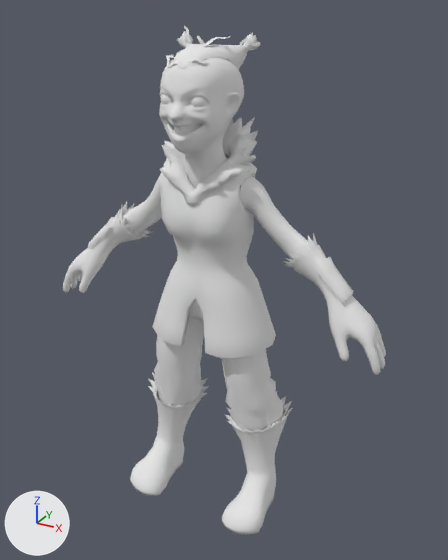
Renders of the OBJ model FunGame/Assets/CharacterAssets/SmolGirl/Stabby.obj from each side of a commit.
Camera for both pictures: a camera (50 mm lens) standing at (5.14, -10.76, 9.05) and looking at (0.25, -1.87, 4.61). The axes (+X, +Y, +Z) are drawn at lower left. The lights are the same throughout. Where no turn or scale is listed for an object, it has been applied to the vertices. Vertices at the same position are counted once.

The scene before the commit, as lines of its bpy script (objects in view):
```python
me_stabby = bpy.data.meshes.new('Stabby')
me_stabby.from_pydata(...)  # 6621 vertices, 6812 faces; spans x -3.27..3.27, y -3.01..-0.98, z 0.0..8.79
# faces by material slot: [1314, 2228, 1804, 1466]
me_stabby.materials.append(mat_valderheim_baaseremesh_lambert1sg)  # white #e7e7e7
me_stabby.materials.append(mat_loadsofshit_lambert5sg)  # white #e7e7e7
me_stabby.materials.append(mat_valderheim_lambert6sg)  # white #e7e7e7
me_stabby.materials.append(mat_valderheim_baaseremesh_lambert2sg)  # white #e7e7e7
ob_stabby = bpy.data.objects.new('Stabby', me_stabby)
ob_stabby.location = (0.0, 0.0, 0.0)
```
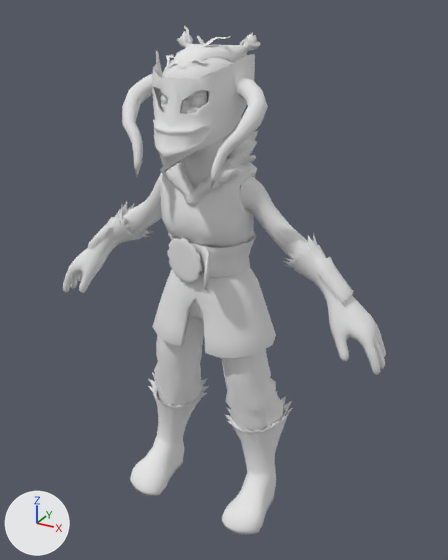
The newer file is also turned or shifted as a whole; pictures and numbers use the older file's frame.

The change in detail:
Material 'lambert2SG' (mat_lambert2sg) is new.
Its base color is (0.8, 0.8, 0.8) (white #e7e7e7).
Its roughness is 1.0.
me_stabby is used by ob_stabby; location (0.0, 0.0, 0.0).
me_stabby had 6621 vertices, 6812 faces and spanned x -3.27..3.27, y -3.01..-0.98, z 0.0..8.79.
me_stabby now has 7208 vertices, 7405 faces and spans x -3.27..3.27, y -3.25..-0.98, z 0.0..8.79.
me_stabby part 1: a new loose piece of 327 vertices spanning x -1.22..1.22, y -3.25..-1.99, z 6.59..8.43, in mat_lambert2sg (white #e7e7e7).
me_stabby part 2: a new loose piece of 84 vertices spanning x -0.58..0.21, y -2.62..-2.36, z 4.71..5.52, in mat_lambert2sg (white #e7e7e7).
Part 3, on me_stabby:
8 faces are deleted.
171 vertices are added at x -0.79..0.79, y -2.87..-1.23, z 4.77..5.46.
5 new vertices lie (0.0, 0.03, 0.18) away from vertices in x -0.29..0.29, y -2.37..-1.39, z 4.9..5.08.
176 new faces join them, mat_lambert2sg (white #e7e7e7).
8 new faces join them, mat_valderheim_baaseremesh_lambert1sg (white #e7e7e7).
me_stabby now uses material mat_lambert2sg (white #e7e7e7).

Pixel boxes [x1, y1, x2, y2] of what changed, in the pictures (448 x 560 px):
part 1 of me_stabby, added
    after: [122, 50, 268, 189]
part 2 of me_stabby, added
    after: [167, 237, 202, 283]
part 3 of me_stabby, built on
    after: [168, 232, 256, 290]
